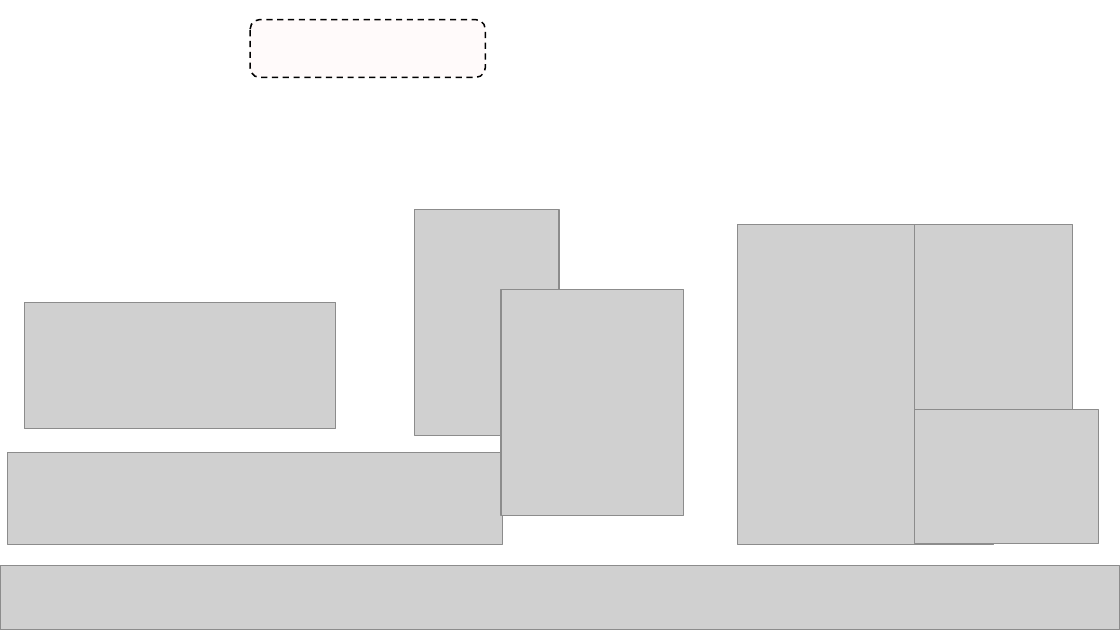
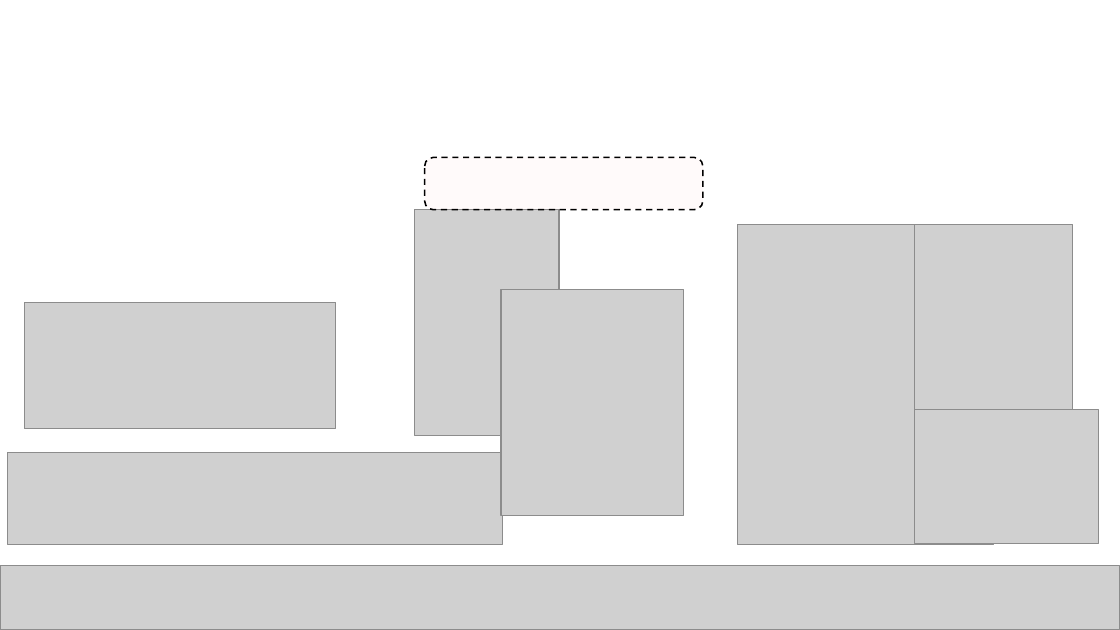
Before and after one commit to IALSA/IALSA-2015-Portland, a slide deck: slide 11 of pubs/2016-talks/2016-06-09-cpa/ppt/koval-etal-2016-06-10-cpa.pptx (slide 10 before the commit). Drawn at 1120x630 pixels with LibreOffice and Linux fonts; fonts in the diff are those of the drawing; grey boxes stand for pictures; background and template pictures are left out. Boxes give left, top, right and bottom in pixels: in the first picture for what was removed or moved away, otherwise in the second. Text is boxed around its words. In the diff, an @@ line names an element or a change of style, - is before the commit and + after.

```diff
--- a/pubs/2016-talks/2016-06-09-cpa/ppt/koval-etal-2016-06-10-cpa.pptx
+++ b/pubs/2016-talks/2016-06-09-cpa/ppt/koval-etal-2016-06-10-cpa.pptx
@@ rounded rectangle resized from (x1=250, y1=19, x2=485, y2=77) to (x1=424, y1=158, x2=702, y2=211) @@
```
Also in this commit, not shown: 5 slides added, 35 slides removed, 1 other file.
